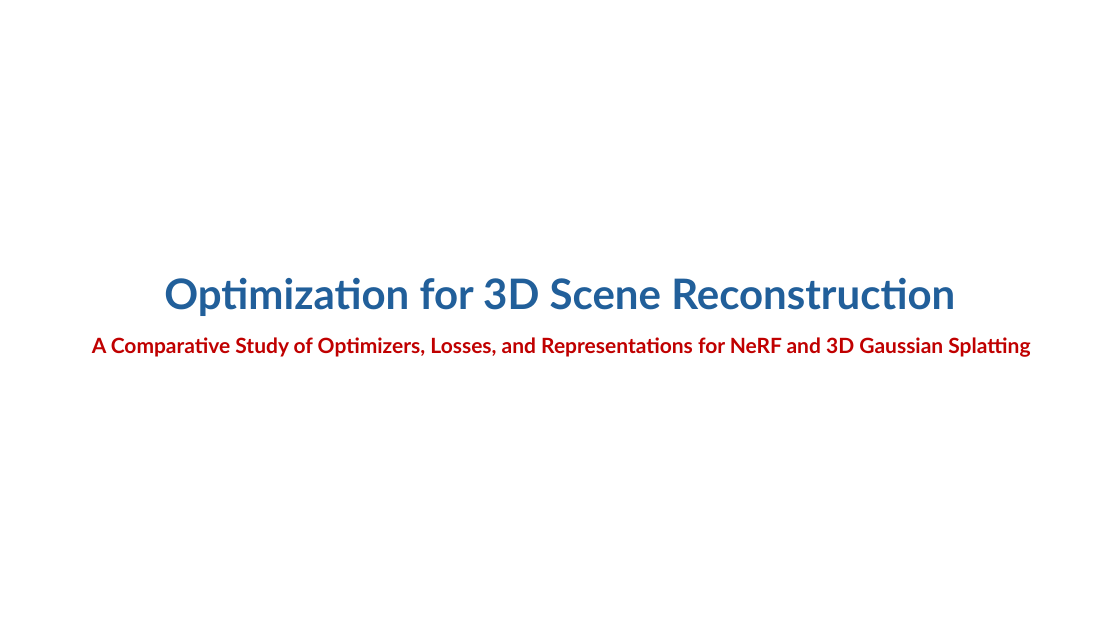
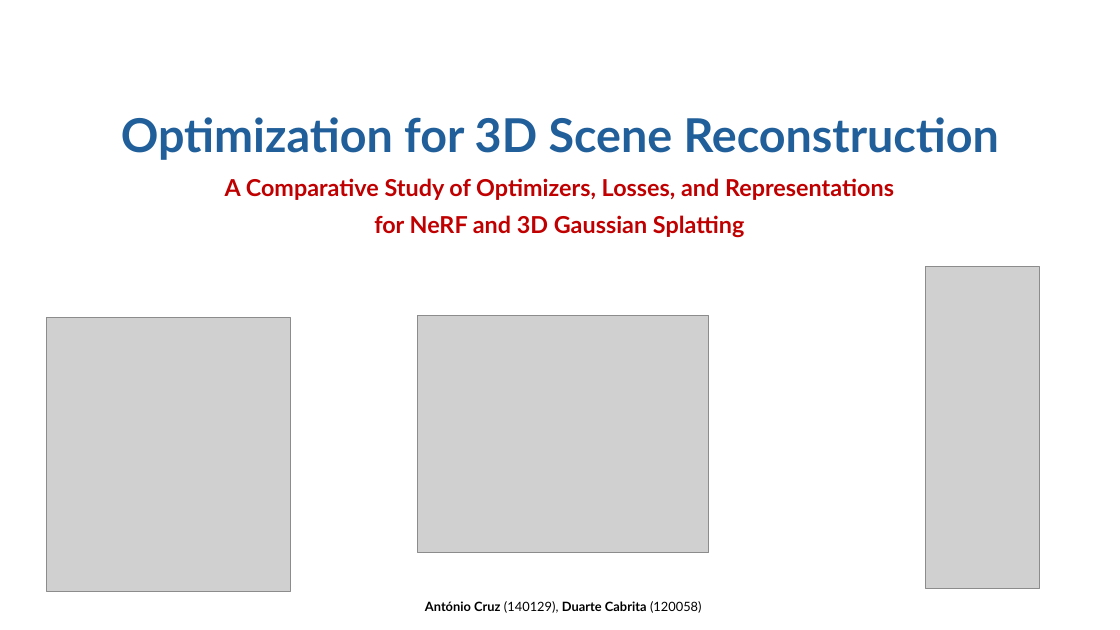
Before and after one commit to logus2k/co, a slide deck: slide 1 of documents/project_presentation.pptx. Drawn at 1120x630 pixels with LibreOffice and Linux fonts; fonts in the diff are those of the drawing; grey boxes stand for pictures; background and template pictures are left out. Boxes give left, top, right and bottom in pixels: in the first picture for what was removed or moved away, otherwise in the second. Text is boxed around its words. In the diff, an @@ line names an element or a change of style, - is before the commit and + after.

```diff
--- a/documents/project_presentation.pptx
+++ b/documents/project_presentation.pptx
@@ title "Optimization for 3D Scene Reconstruction": place and size @@
-title "Optimization for 3D Scene Reconstruction" at bbox=[164, 277, 955, 316]
+title "Optimization for 3D Scene Reconstruction" at bbox=[121, 117, 999, 160]
@@ title "Optimization for 3D Scene Reconstruction" at bbox=[121, 117, 999, 160]: size 36 to 40 pt @@
@@ subtitle at bbox=[225, 178, 894, 238]: text changed; size 18 to 20 pt @@
-A Comparative Study of Optimizers, Losses, and Representations for NeRF and 3D Gaussian Splatting
+A Comparative Study of Optimizers, Losses, and Representations
+for NeRF and 3D Gaussian Splatting
@@ picture added at bbox=[926, 266, 1039, 588] @@
@@ picture added at bbox=[46, 318, 290, 592] @@
@@ picture added at bbox=[418, 315, 709, 553] @@
@@ text added at bbox=[425, 601, 702, 613], 11 pt, text #000000, bold @@
+António Cruz (140129), Duarte Cabrita (120058)
```
Also in this commit, not shown: 3 other slides changed, 1 slide added, 1 slide removed, 1 other file.
